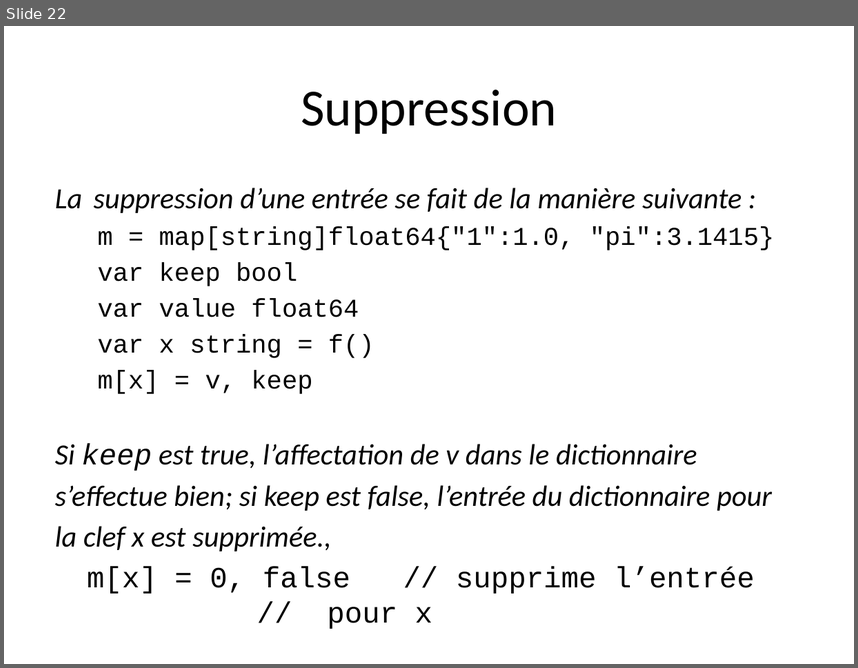
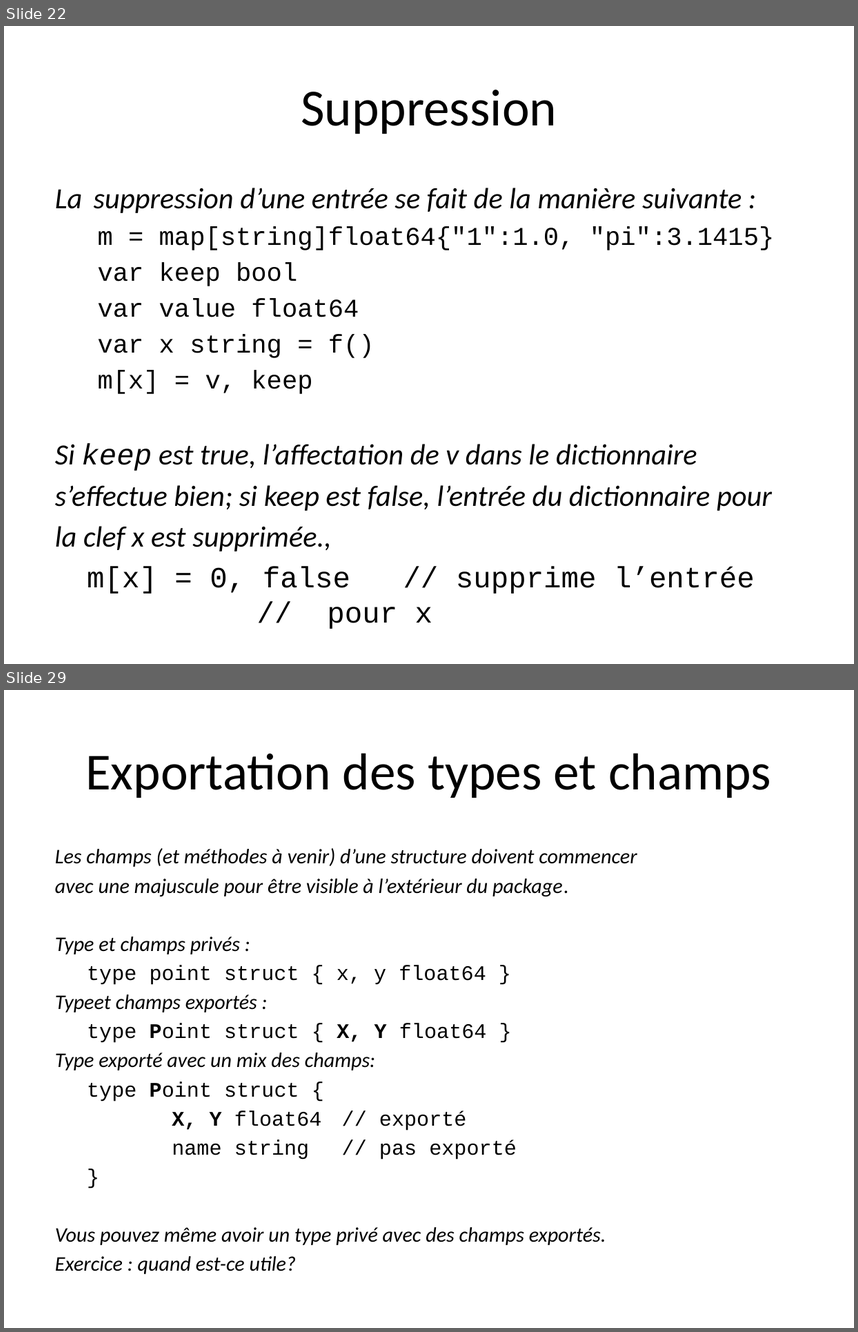
Before and after one commit to trash-anger/golang-france, a slide deck: Go-documentation/cours-general/Go-partie2.pptx. Shown one above the other, each under a label of ours: slide 22 before the commit, slides 22 and 29 after it; the slides between them are not shown. The pictures are 858x668 and 858x1332 pixels, drawn with LibreOffice and Linux fonts; fonts in the diff are those of the drawing; background and template pictures are left out. Boxes give left, top, right and bottom in pixels: in the first picture for what was removed or moved away, otherwise in the second. Text is boxed around its words. In the diff, an @@ line names an element or a change of style, - is before the commit and + after.

```diff
--- a/Go-documentation/cours-general/Go-partie2.pptx
+++ b/Go-documentation/cours-general/Go-partie2.pptx
@@ slide 29 added at (4,690,854,1328), background #FFFFFF @@
@@ title added at (85,753,771,798), 44 pt, text #000000 @@
+Exportation des types et champs
@@ text added at (55,848,637,1271), 17.6 pt, text #000000, italic @@
+Les champs (et méthodes à venir) d’une structure doivent commencer
+avec une majuscule pour être visible à l’extérieur du package.
+Type et champs privés :
+type point struct { x, y float64 }
+Typeet champs exportés :
+type Point struct { X, Y float64 }
+Type exporté avec un mix des champs:
+type Point struct {
+X, Y float64 // exporté
+name string // pas exporté
+}
+Vous pouvez même avoir un type privé avec des champs exportés.
+Exercice : quand est-ce utile?
```
Also in this commit, not shown: 1 slide changed, 19 other slides added, 1 slide removed, 2 other files.
